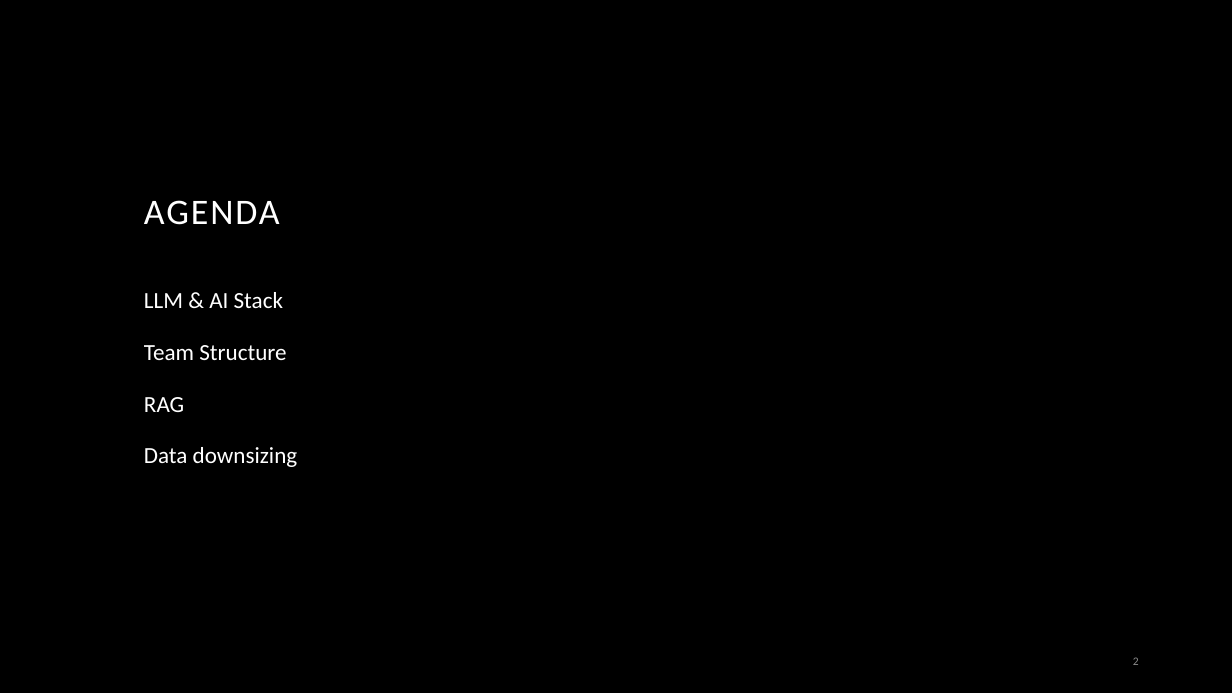
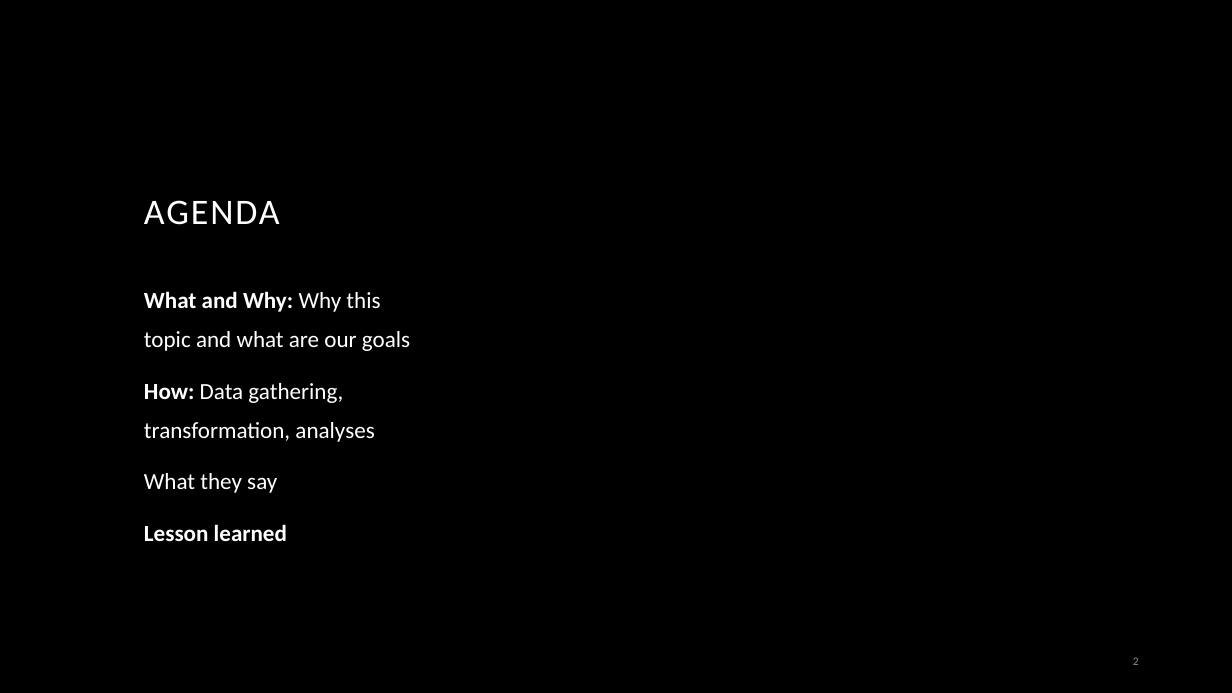
Before and after one commit to kohyarp/DATA607_Project3, a slide deck: slide 2 of Report/KP-Presentation - for DATA607.pptx. Drawn at 1232x693 pixels with LibreOffice and Linux fonts; fonts in the diff are those of the drawing; background and template pictures are left out. Boxes give left, top, right and bottom in pixels: in the first picture for what was removed or moved away, otherwise in the second. Text is boxed around its words. In the diff, an @@ line names an element or a change of style, - is before the commit and + after.

Commit message:
Update KP-Presentation - for DATA607.pptx
updated presentation

```diff
--- a/Report/KP-Presentation - for DATA607.pptx
+++ b/Report/KP-Presentation - for DATA607.pptx
@@ text at bbox=[144, 291, 410, 541]: text changed @@
-LLM & AI Stack
-Team Structure
-RAG
-Data downsizing
+What and Why: Why this topic and what are our goals
+How: Data gathering, transformation, analyses
+What they say
+Lesson learned
```
Also in this commit, not shown: 2 other slides changed, 5 slides added, 5 slides removed.
